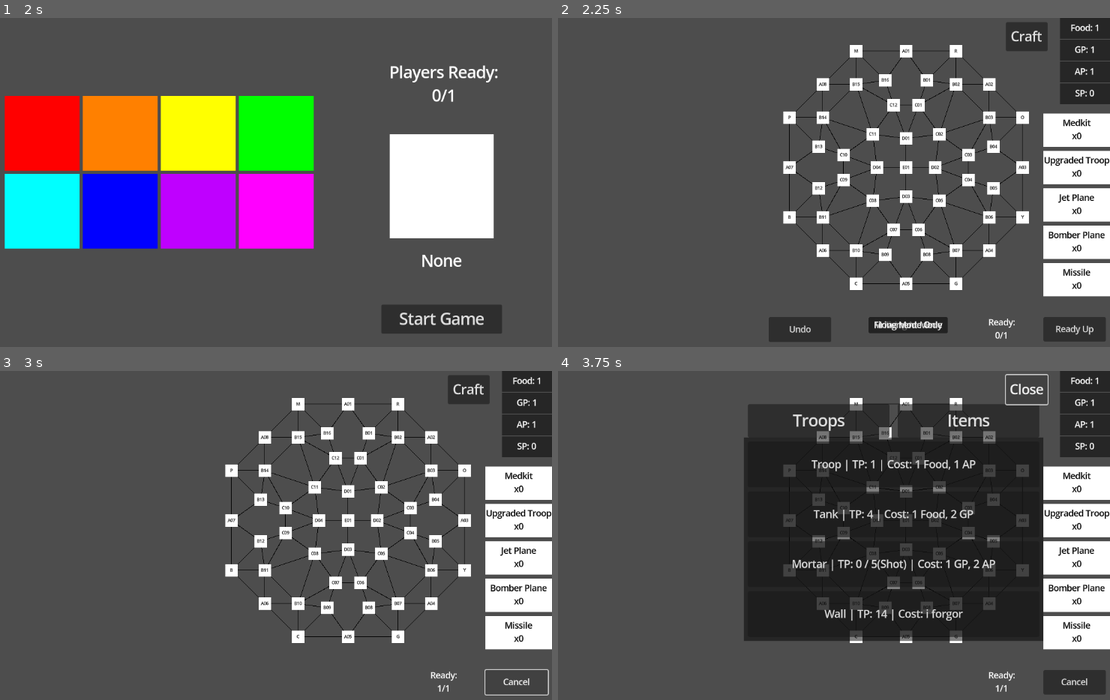
Above: before the commit, frames 1-4 (two rows, left to right).
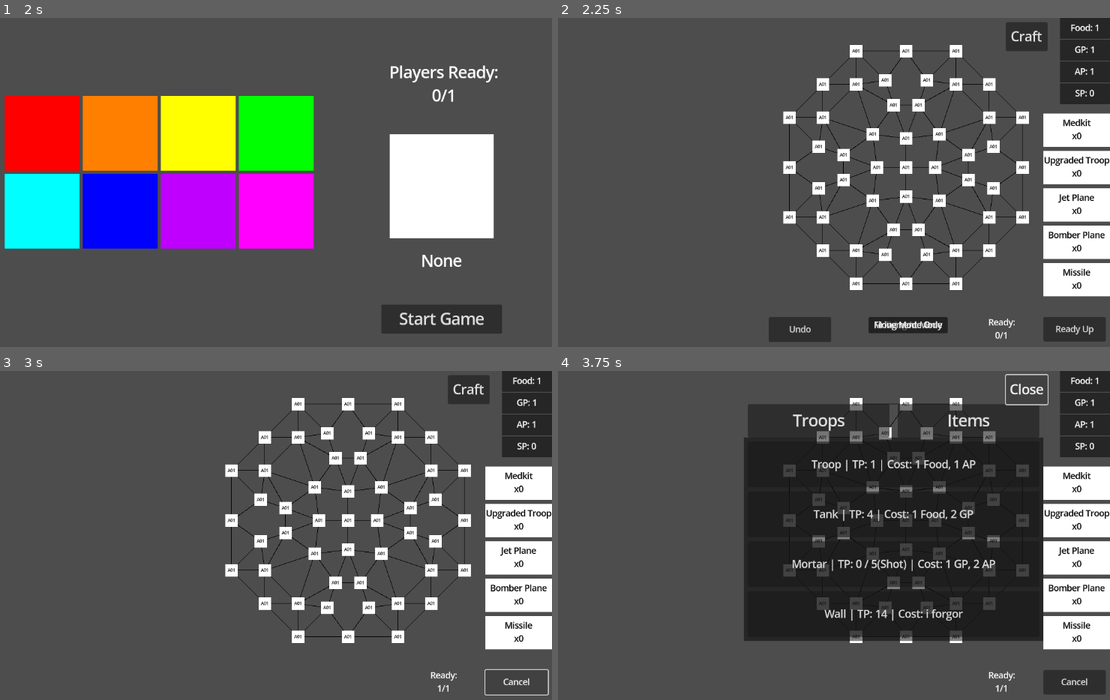
Above: after the commit, the same moments.

Repository: JadenValdez/DivideAndConquer
Game: Godot game, scene res://Scenes/Multiplayer.tscn
Two runs of this game, one before a commit and one after it. Both use one fixed random seed, a clock stepped at 60 frames per second and the inputs below.
Inputs (mouse positions are in pixels of both pictures, inside the frame that each line leads up to):
- Up to frame 1 (2 s): tap Enter at 0.5 s; move the mouse to (386, 169) at 0.52 s; click (386, 169) at 0.67 s; click "Host Game" at 1.25 s
- Up to frame 2 (2.25 s): click "Start Game" at 2 s
- Up to frame 3 (3 s): click "Ready Up" at 2.75 s
- Up to frame 4 (3.75 s): click "Craft" at 3.5 s

Frame 1 is identical in both runs. In frame 2, 0.4% of the frame differs, in the area x 41-85%, y 9-82%; in frame 3, 0.4%; in frame 4, 0.1%.
Error after the commit: Invalid access to property or key 'show_plane_locations' on a base object of type 'Node (SignalBus.gd)'. (res://Scripts/Territory.gd:32)

Commit message:
Added Item Failsafes
Added some code that prevents the player from using troops when using an item, and vice versa.

Diff:
--- a/Scripts/ItemButton.gd
+++ b/Scripts/ItemButton.gd
@@ -35,4 +35,5 @@
 				if item_amount <= 0:
 					print("No " + item_name + "s remaining.")
 				else:
+					SignalBus.select_troop.emit(0, "Troop", "A01")
 					SignalBus.select_item.emit(item_name)
--- a/Scripts/ItemLogic.gd
+++ b/Scripts/ItemLogic.gd
@@ -21,3 +21,12 @@
 			SignalBus.show_plane_locations.emit(item_name)
 		"Missile":
 			SignalBus.show_plane_locations.emit(item_name)
+
+func UsePlaneItem() -> void:
+	match CurrentItem:
+		"Jet Plane":
+			pass
+		"Bomber Plane":
+			pass
+		"Missile":
+			pass
--- a/Scripts/Territory.gd
+++ b/Scripts/Territory.gd
@@ -29,6 +29,7 @@
 	SignalBus.update_territory_colors.connect(_update_territory_colors)
 	SignalBus.get_round_resources.connect(_get_round_resources)
 
+	SignalBus.show_plane_locations.connect(_show_plane_locations)
 
 	neighbors = TileNeighbors.NEIGHBORS[tile_id]
 	label.text = tile_id
@@ -42,7 +43,11 @@
 	if event is InputEventMouseButton and event.pressed:
 		match event.button_index:
 			MOUSE_BUTTON_LEFT:
-				SignalBus.select_tile.emit(tile_id)
+				if ItemLogic.CurrentItem == "Jet Plane" || ItemLogic.CurrentItem == "Bomber Plane" || ItemLogic.CurrentItem == "Missile":
+					if place.visible:
+						ItemLogic.UsePlaneItem()
+				else:
+					SignalBus.select_tile.emit(tile_id)
 
 func _get_tile_position(id: String) -> void:
 	if id == tile_id:
@@ -97,3 +102,11 @@
 func _get_round_resources() -> void:
 	if LocationInfo.Tiles[tile_id] == GameManager.Players[multiplayer.get_unique_id()].Name:
 		SignalBus.add_resources.emit(tile_type)
+
+func _show_plane_locations(item_name: String) -> void:
+	place.hide()
+	move.hide()
+	pause.hide()
+	for id in GameManager.Players[multiplayer.get_unique_id()].Territory:
+		if id == tile_id:
+			place.show()
--- a/Scripts/TroopTab.gd
+++ b/Scripts/TroopTab.gd
@@ -60,6 +60,7 @@
 	if event is InputEventMouseButton and event.pressed:
 		match event.button_index:
 			MOUSE_BUTTON_LEFT:
+				SignalBus.select_item.emit("None")
 				SignalBus.select_troop.emit(troop_id, troop_type, location)
 
 func _select_troop(id: int, _type: String, _troop_location: String) -> void:
